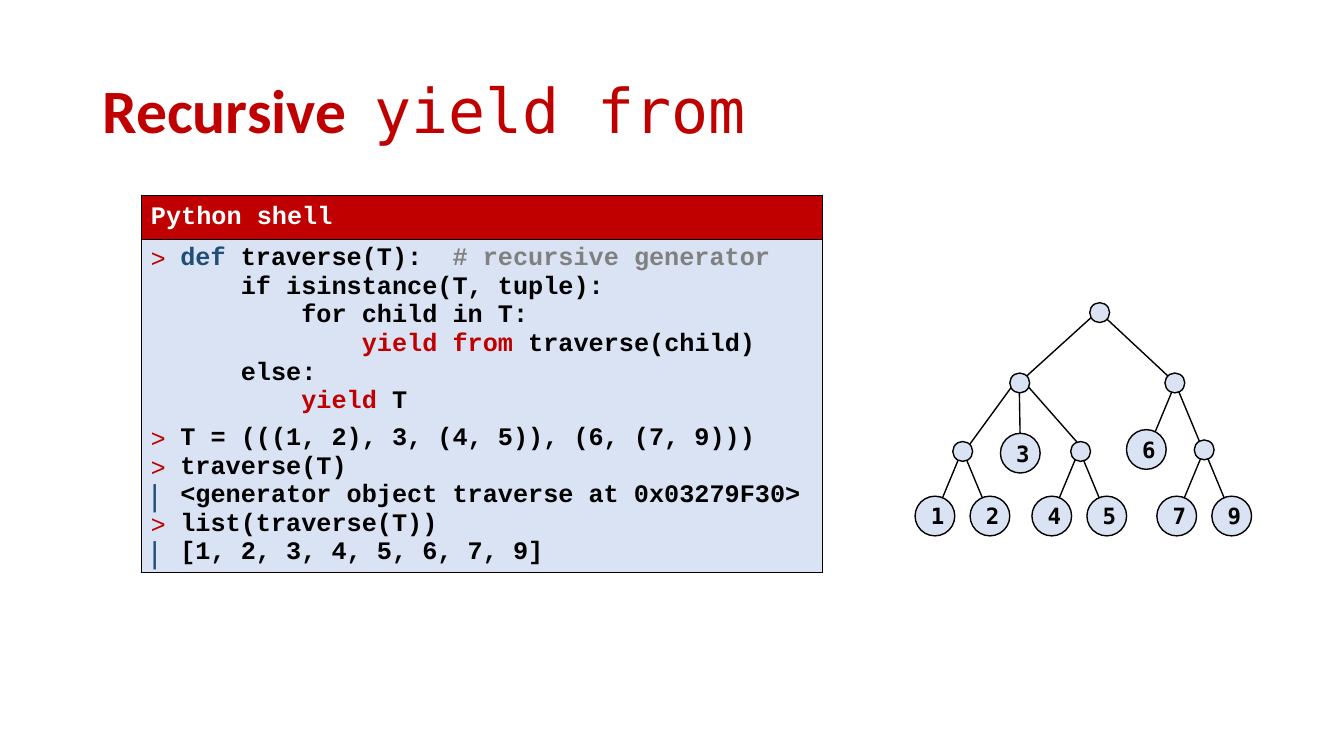
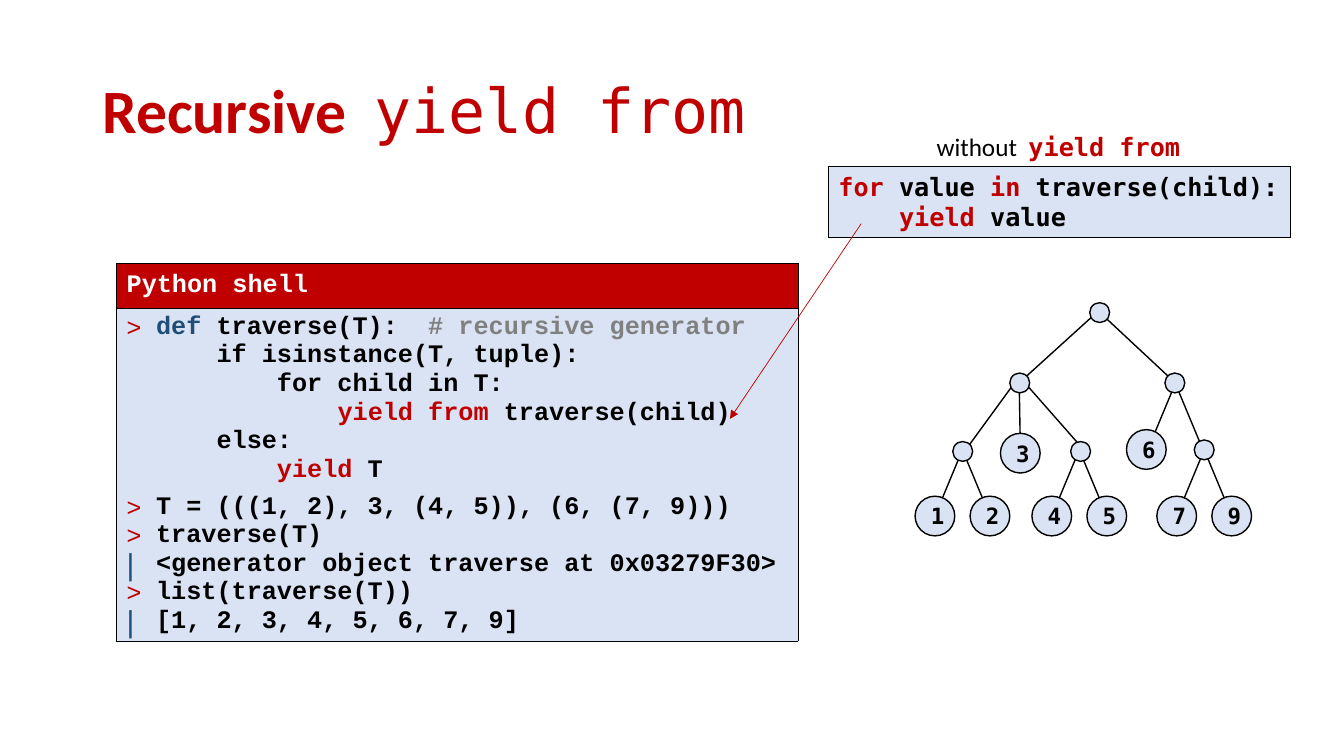
Before and after one commit to gsbrodal/gsbrodal.github.io, a slide deck: slide 25 of ipsa/slides/generator.pptx. Drawn at 1344x756 pixels with LibreOffice and Linux fonts; fonts in the diff are those of the drawing. Boxes give left, top, right and bottom in pixels: in the first picture for what was removed or moved away, otherwise in the second. Text is boxed around its words. In the diff, an @@ line names an element or a change of style, - is before the commit and + after.

```diff
--- a/ipsa/slides/generator.pptx
+++ b/ipsa/slides/generator.pptx
@@ text added at (x1=937, y1=136, x2=1180, y2=162), 18 pt, text #C00000, bold @@
+without yield from
@@ rectangle added at (x1=829, y1=166, x2=1291, y2=238), fill #DAE3F3, outline #000000 0.75 pt, 18 pt, text #000000, bold @@
+for value in traverse(child):
+yield value
@@ arrow added from (861, 224) to (730, 419), #C00000 0.5 pt @@
@@ table moved from (x1=141, y1=195, x2=823, y2=591) to (x1=117, y1=264, x2=799, y2=660) @@
```
Also in this commit, not shown: 1 slide added, 3 other files.
